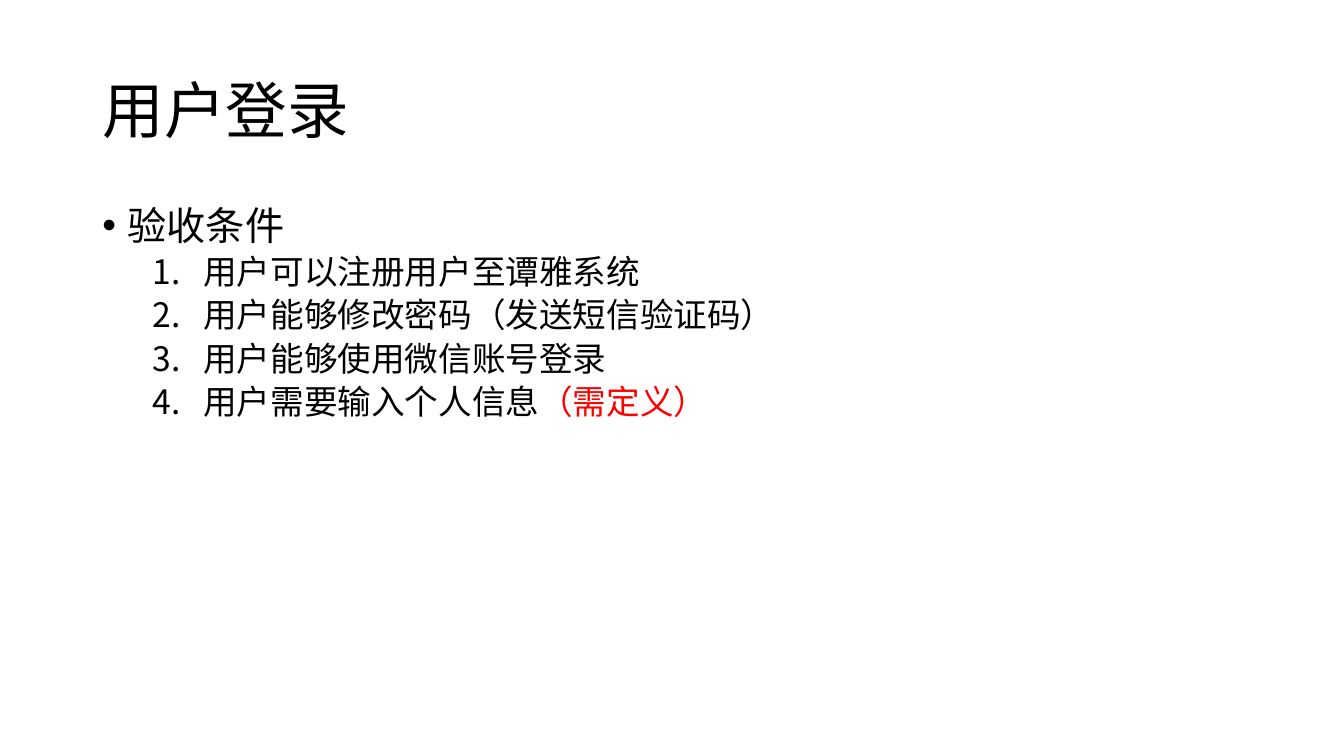
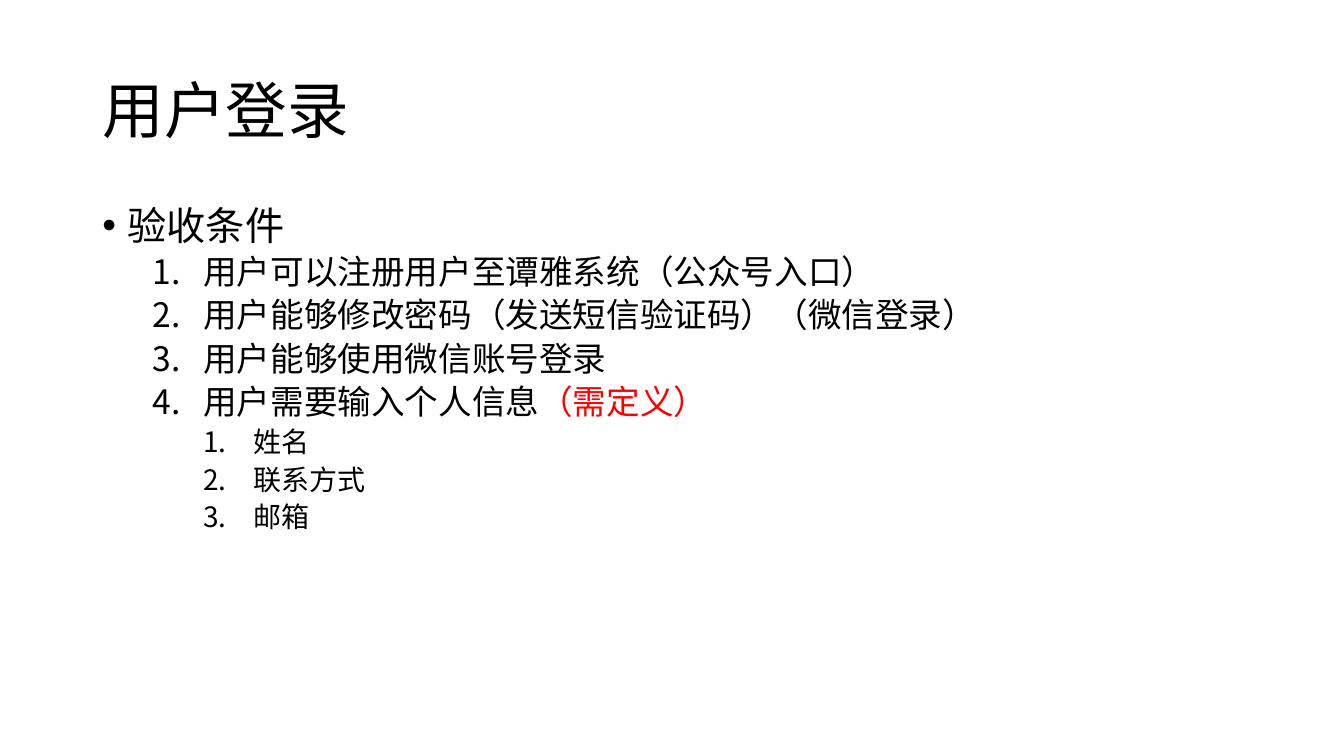
Before and after one commit to swansrp/Tanya, a slide deck: slide 3 of doc/prd.pptx. Drawn at 1344x756 pixels with LibreOffice and Linux fonts; fonts in the diff are those of the drawing. Boxes give left, top, right and bottom in pixels: in the first picture for what was removed or moved away, otherwise in the second. Text is boxed around its words. In the diff, an @@ line names an element or a change of style, - is before the commit and + after.

```diff
--- a/doc/prd.pptx
+++ b/doc/prd.pptx
@@ text at <box>203,255,976,330</box>: text changed @@
-  1. 用户可以注册用户至谭雅系统
-  2. 用户能够修改密码（发送短信验证码）
+  1. 用户可以注册用户至谭雅系统（公众号入口）
+  2. 用户能够修改密码（发送短信验证码）（微信登录）
@@ text at <box>254,428,366,530</box>: paragraphs added @@
+    1. 姓名
+    2. 联系方式
+    3. 邮箱
```
Also in this commit, not shown: 5 other slides changed.
